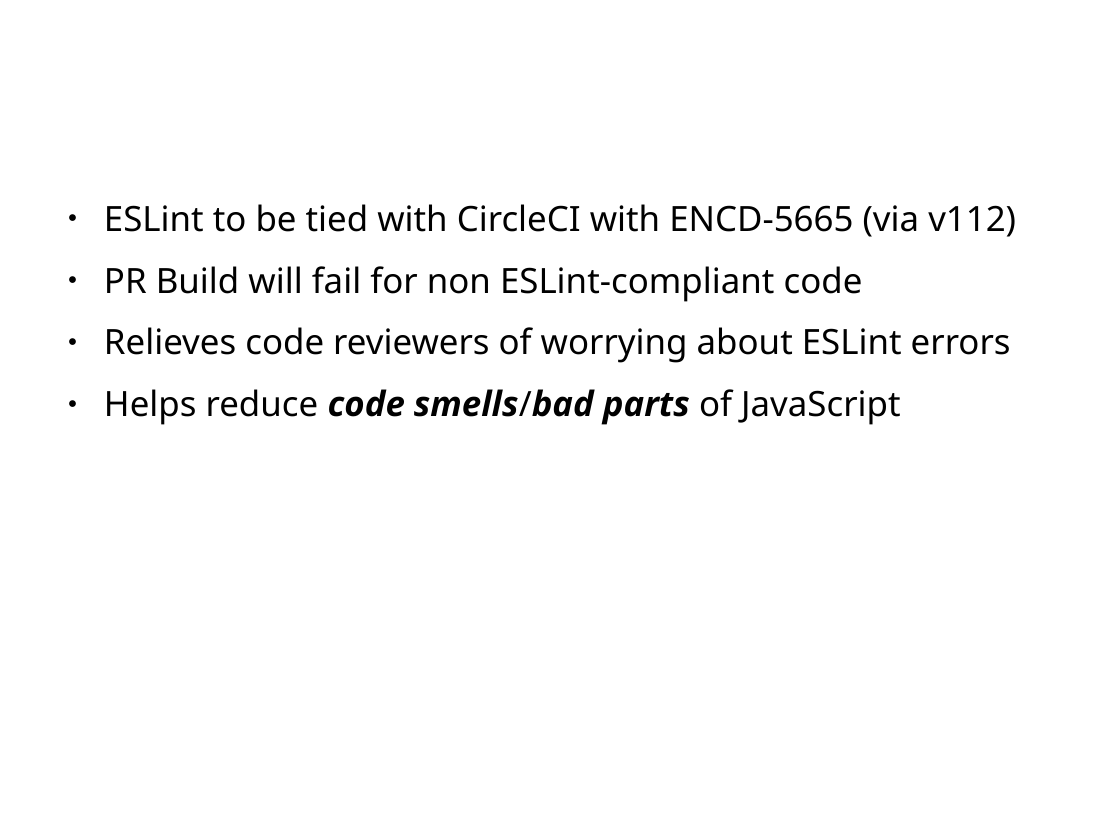
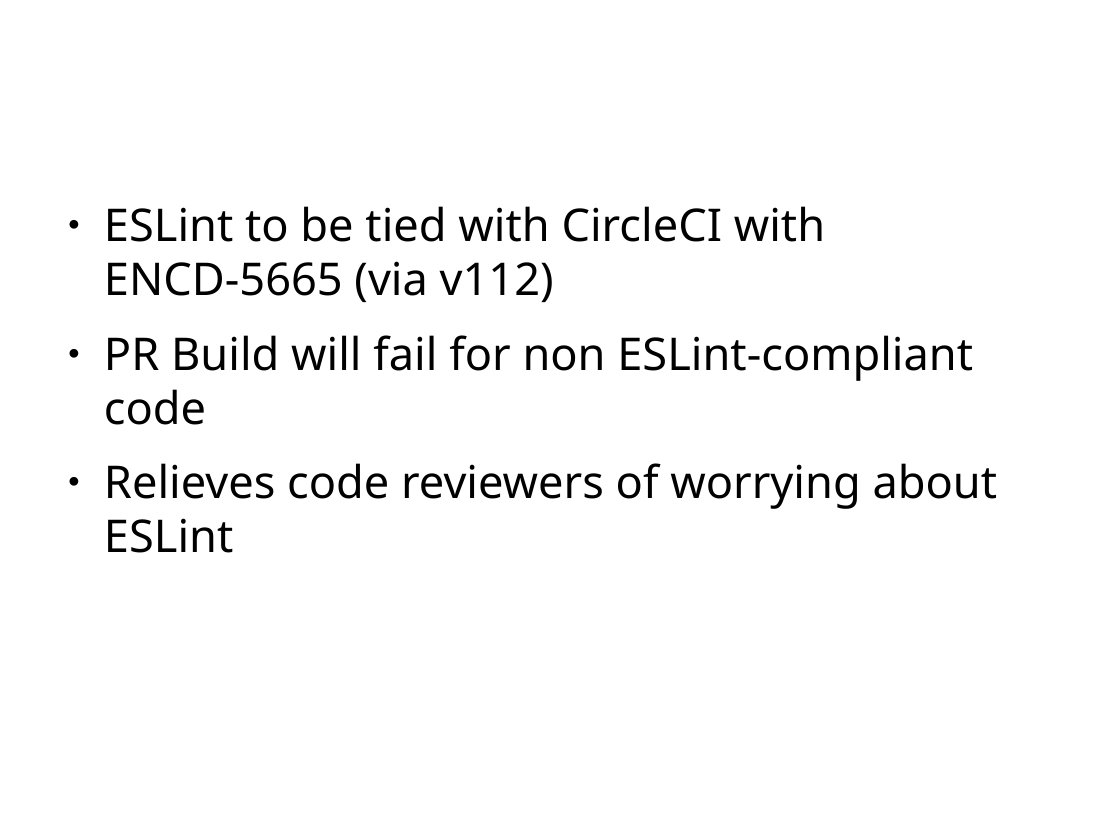
Before and after one commit to zoldello/eslint-for-beginners, a slide deck: slide 5 of eslint-talk.pptx. Drawn at 1120x840 pixels with LibreOffice and Linux fonts; fonts in the diff are those of the drawing; background and template pictures are left out. Boxes give left, top, right and bottom in pixels: in the first picture for what was removed or moved away, otherwise in the second. Text is boxed around its words. In the diff, an @@ line names an element or a change of style, - is before the commit and + after.

```diff
--- a/eslint-talk.pptx
+++ b/eslint-talk.pptx
@@ text at bbox=[104, 206, 973, 425]: size 24.6 to 32 pt in "ESLint to be tied with CircleCI with ...", "PR Build will fail for non ESLint-compliant ..." @@
@@ text at bbox=[104, 463, 998, 553]: text changed; size 24.6 to 32 pt @@
-● Relieves code reviewers of worrying about ESLint errors
-● Helps reduce code smells/bad parts of JavaScript
+● Relieves code reviewers of worrying about ESLint
```
Also in this commit, not shown: 6 other slides changed, 1 slide added, 1 slide removed, 2 other files.
